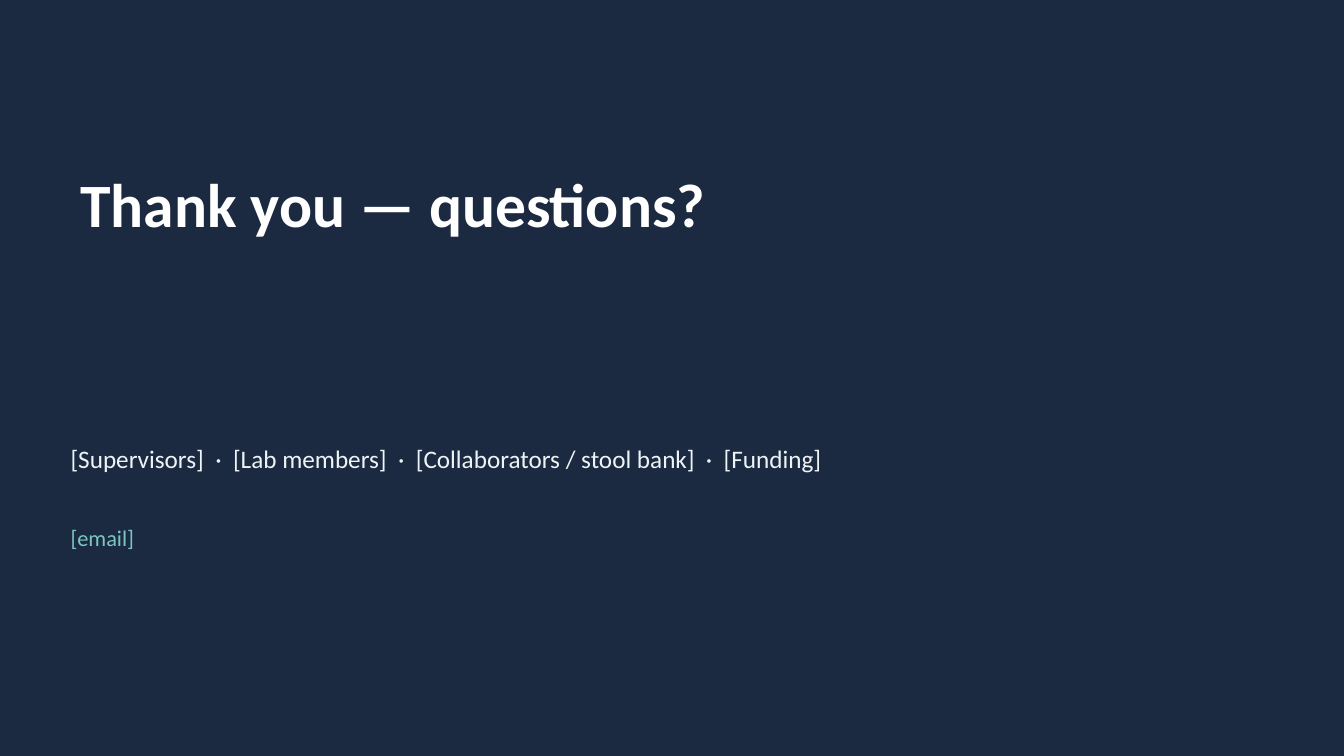
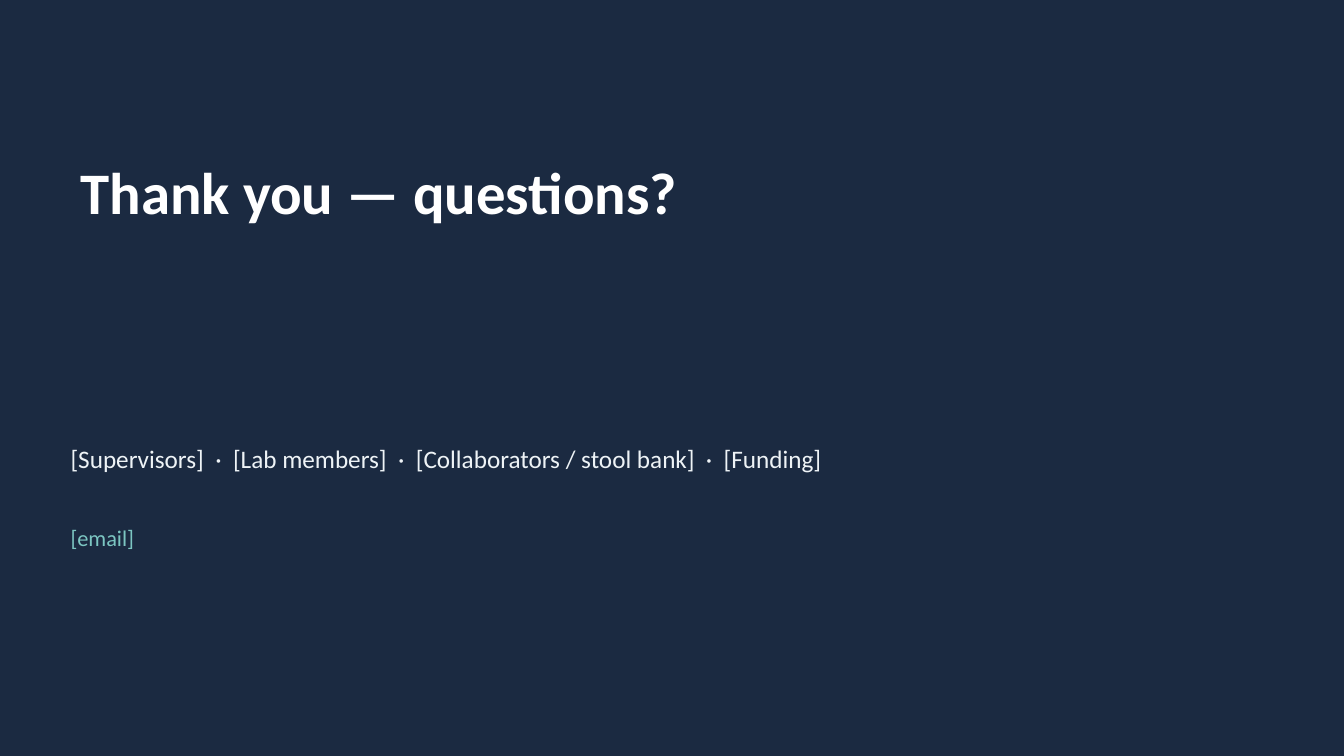
Before and after one commit to nazaninkhazali/R_train, a slide deck: slide 15 of presentation/retreat_talk.pptx (slide 13 before the commit). Drawn at 1344x756 pixels with LibreOffice and Linux fonts; fonts in the diff are those of the drawing. Boxes give left, top, right and bottom in pixels: in the first picture for what was removed or moved away, otherwise in the second. Text is boxed around its words. In the diff, an @@ line names an element or a change of style, - is before the commit and + after.

```diff
--- a/presentation/retreat_talk.pptx
+++ b/presentation/retreat_talk.pptx
@@ title "Thank you — questions?": place and size @@
-title "Thank you — questions?" at [80,183,705,237]
+title "Thank you — questions?" at [80,172,677,224]
@@ title "Thank you — questions?" at [80,172,677,224]: size 44 to 42 pt @@
```
Also in this commit, not shown: 2 other slides changed, 15 slides added, 12 slides removed, 9 other files.
